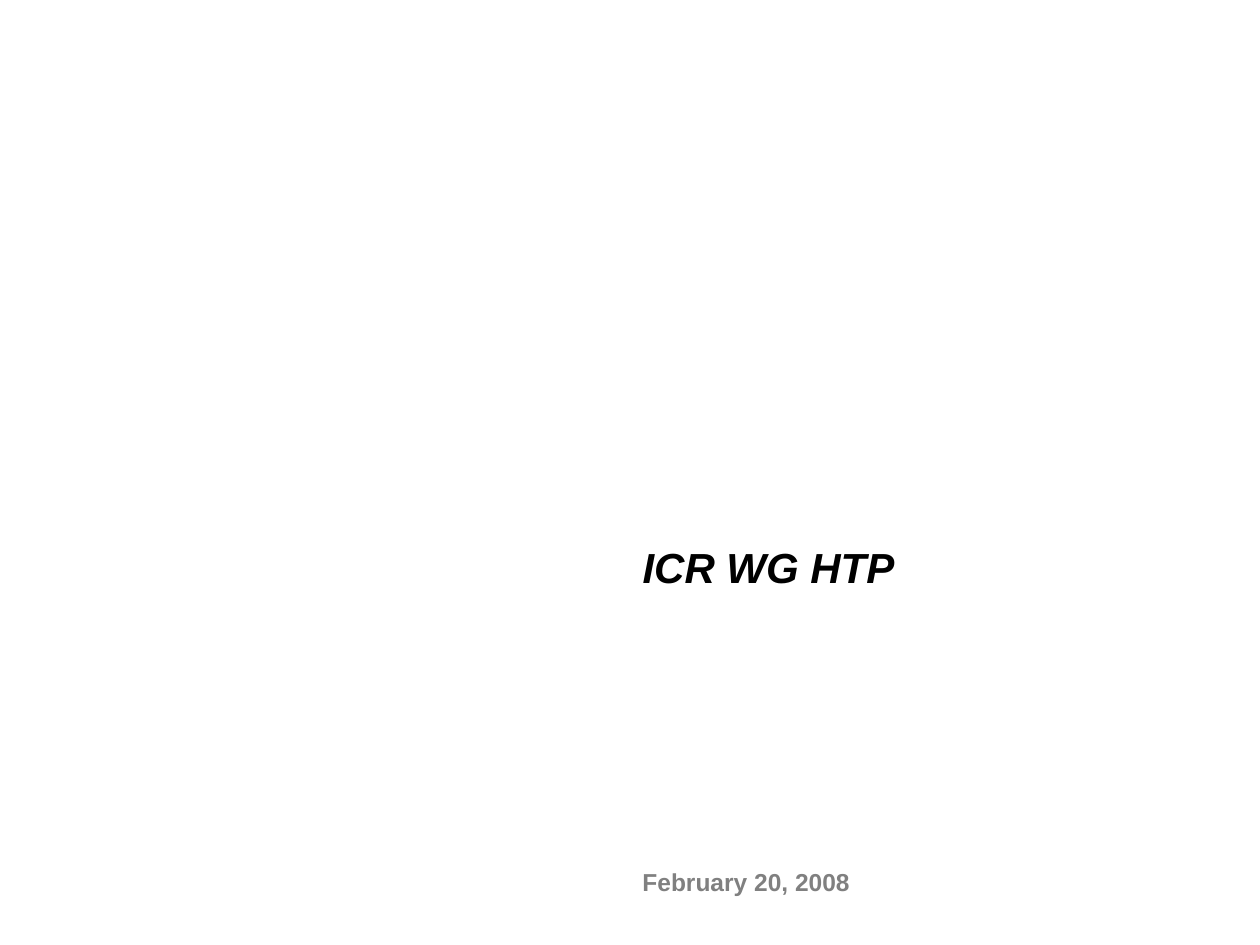
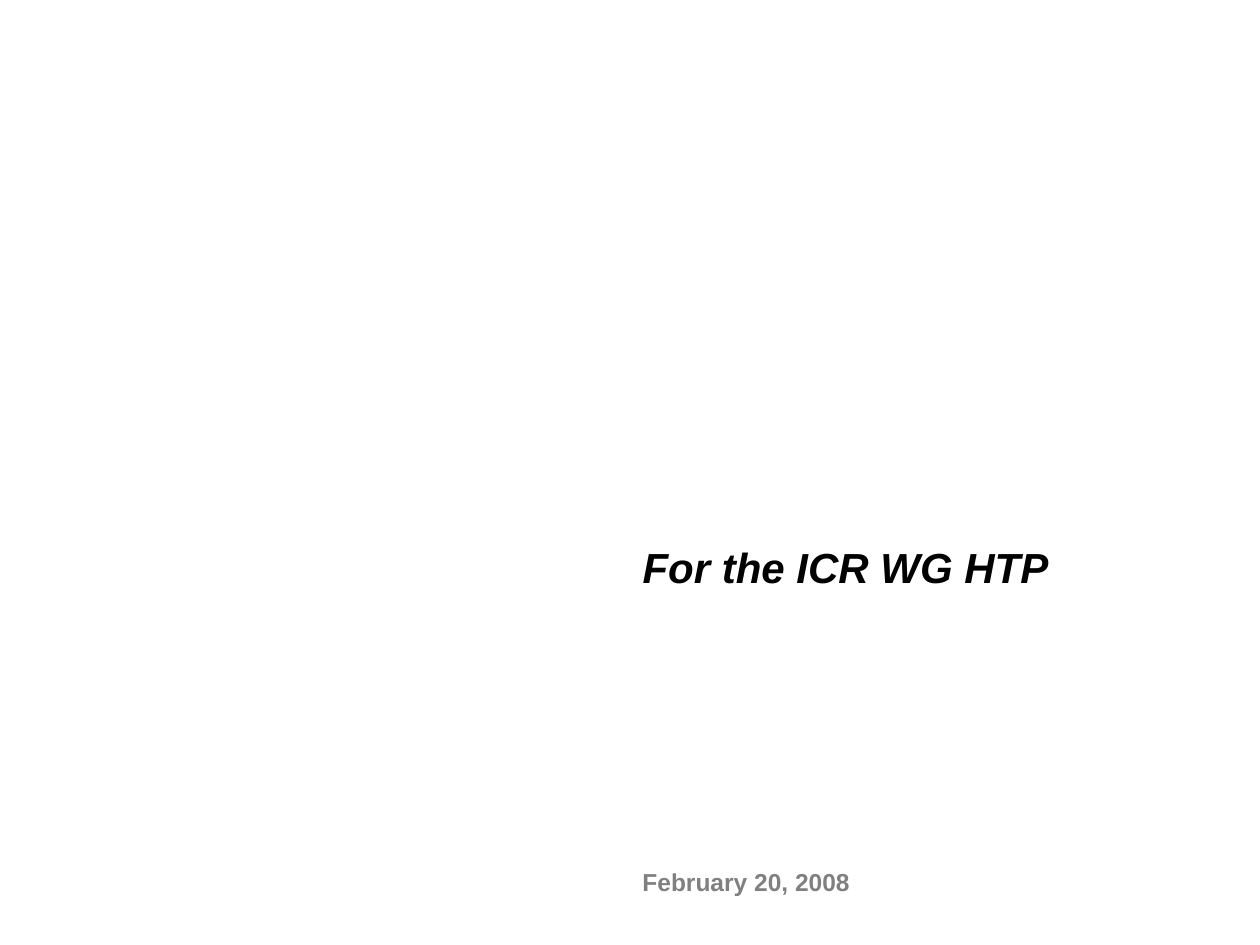
Before and after one commit to NCIP/caarray-docs, a slide deck: slide 1 of implementation/open_meetings/ICR_WG_HTP_caArray_presentation.ppt. Drawn at 1260x945 pixels with LibreOffice and Linux fonts; fonts in the diff are those of the drawing; background and template pictures are left out. Boxes give left, top, right and bottom in pixels: in the first picture for what was removed or moved away, otherwise in the second. Text is boxed around its words. In the diff, an @@ line names an element or a change of style, - is before the commit and + after.

```diff
--- a/implementation/open_meetings/ICR_WG_HTP_caArray_presentation.ppt
+++ b/implementation/open_meetings/ICR_WG_HTP_caArray_presentation.ppt
@@ subtitle at [643,552,1048,584]: text changed @@
-ICR WG HTP
+For the ICR WG HTP
```
Also in this commit, not shown: 5 other slides changed, 2 slides added.
